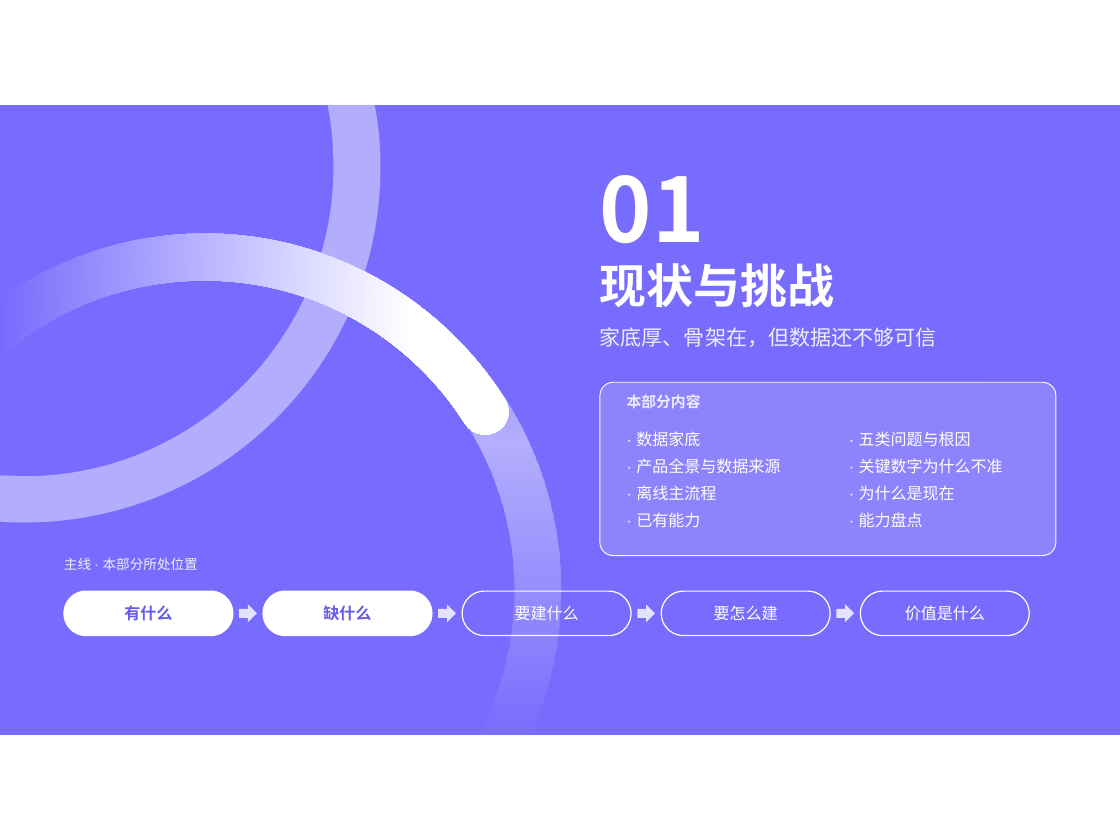
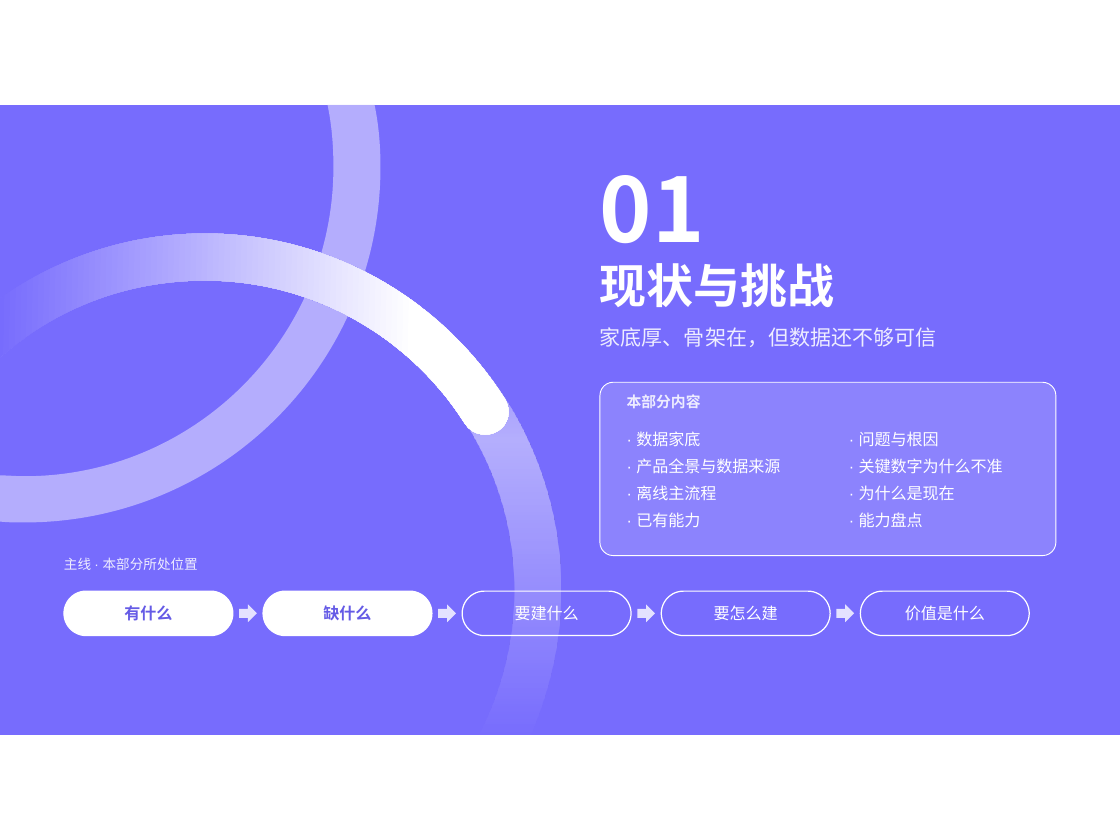
Before and after one commit to keanying/relevance, a slide deck: slide 4 of AI＋数据平台.pptx. Drawn at 1120x840 pixels with LibreOffice and Linux fonts; fonts in the diff are those of the drawing. Boxes give left, top, right and bottom in pixels: in the first picture for what was removed or moved away, otherwise in the second. Text is boxed around its words. In the diff, an @@ line names an element or a change of style, - is before the commit and + after.

```diff
--- a/AI＋数据平台.pptx
+++ b/AI＋数据平台.pptx
@@ text at (859,431,939,446): text changed @@
-· 五类问题与根因
+· 问题与根因
```
Also in this commit, not shown: 13 other slides changed, 1 other file.
